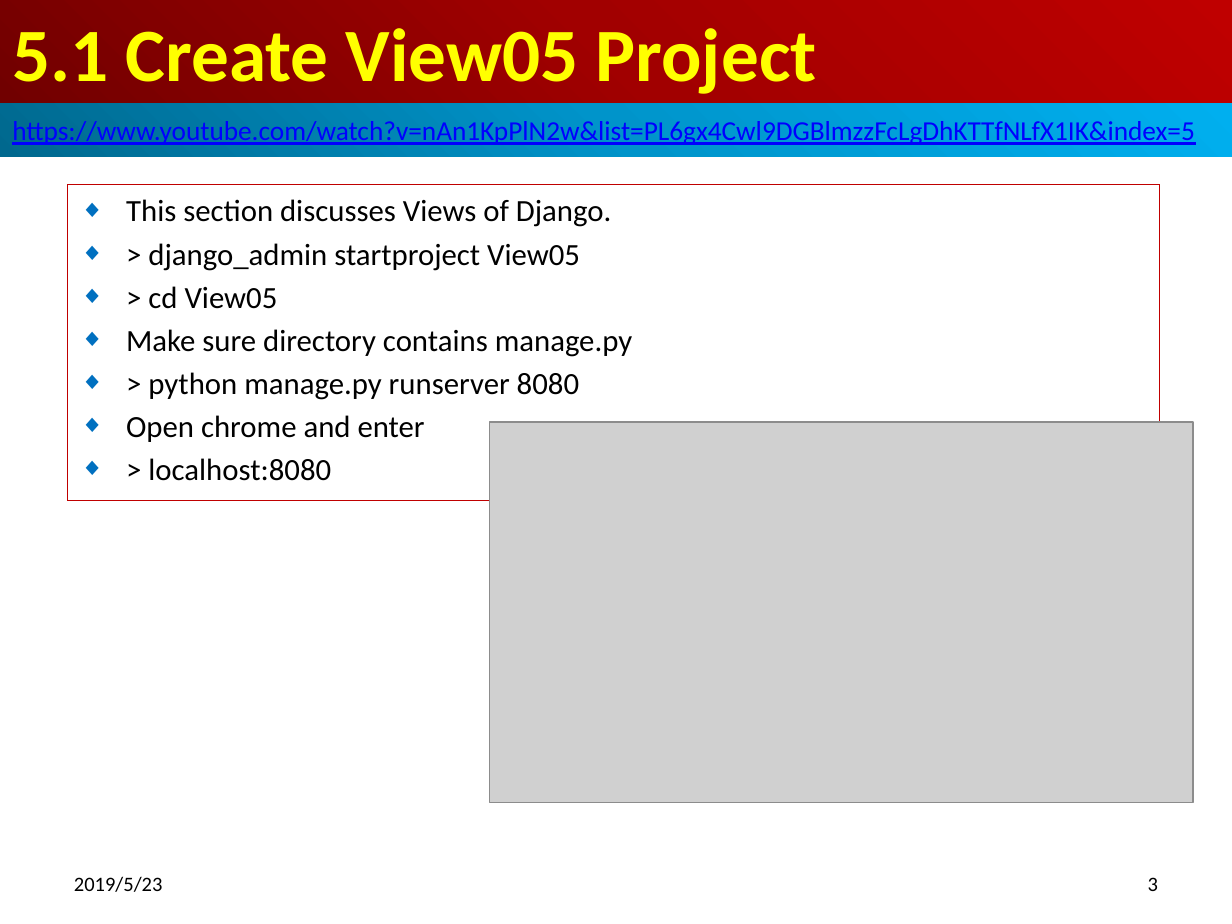
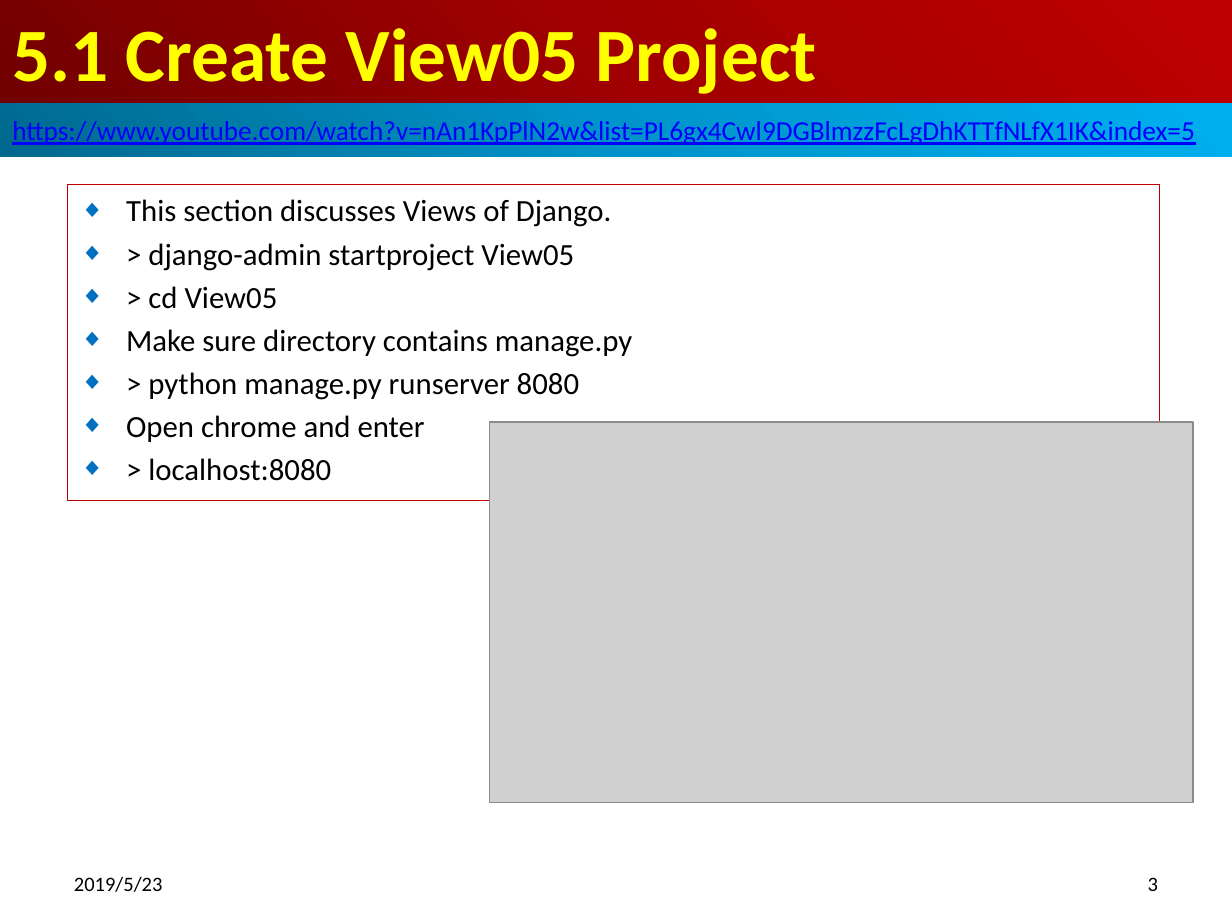
Before and after one commit to peterhchen/500-Django-Basic, a slide deck: slide 3 of 05_View/05_View.pptx. Drawn at 1232x924 pixels with LibreOffice and Linux fonts; fonts in the diff are those of the drawing; grey boxes stand for pictures. Boxes give left, top, right and bottom in pixels: in the first picture for what was removed or moved away, otherwise in the second. Text is boxed around its words. In the diff, an @@ line names an element or a change of style, - is before the commit and + after.

Commit message:
View

```diff
--- a/05_View/05_View.pptx
+++ b/05_View/05_View.pptx
@@ subtitle at [148, 243, 574, 271]: text changed @@
-◆ > django_admin startproject View05
+◆ > django-admin startproject View05
```
Also in this commit, not shown: 1 other slide changed.
